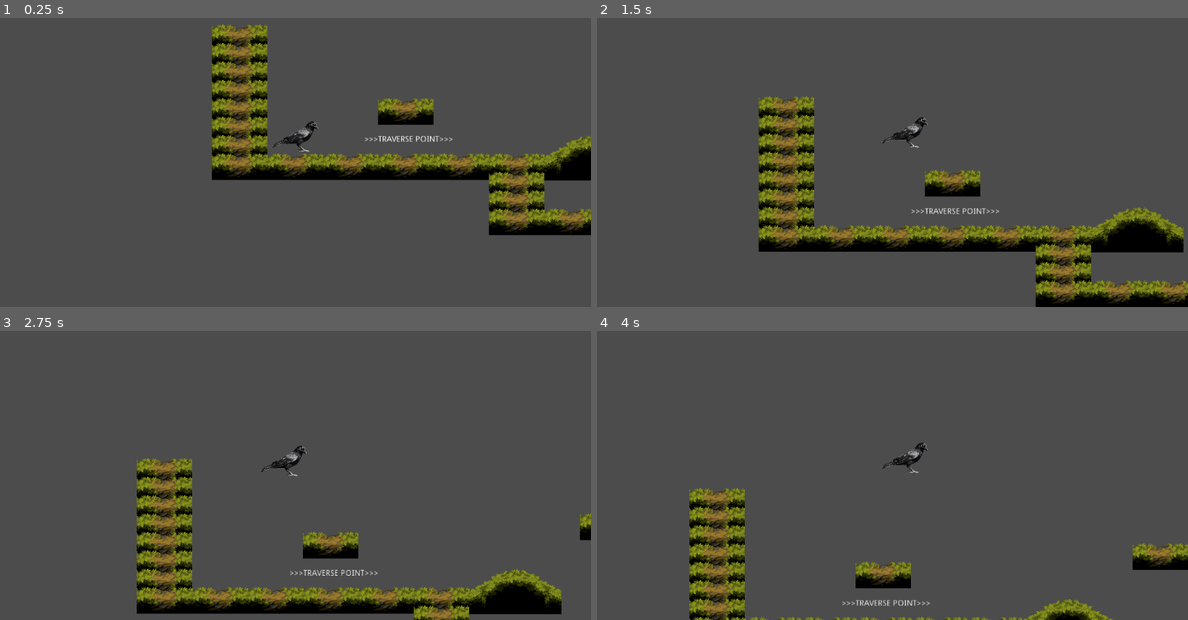
Above: before the commit, frames 1-4 (two rows, left to right).
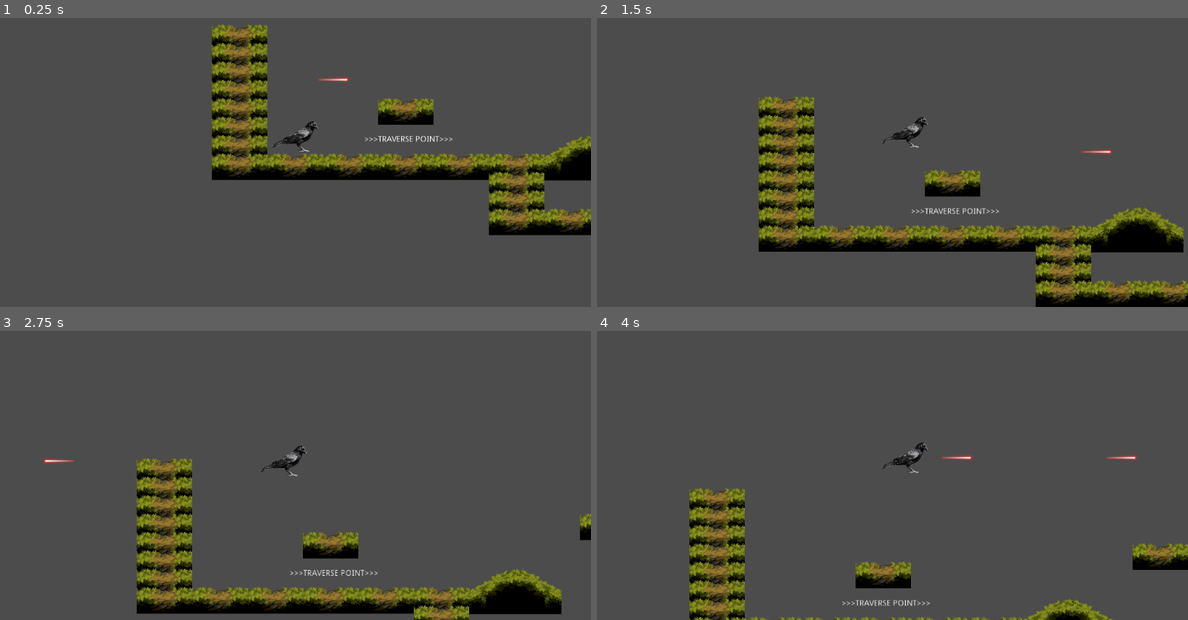
Above: after the commit, the same moments.

Repository: MPLekter/ToT---Player-Actions
Game: Godot game, scene res://Scenes/TestScene.tscn
Same seed, same stepped clock (60 frames per second), same inputs: the game is played once before the commit and once after it.
Inputs:
- Up to frame 1 (0.25 s): no input
- Up to frame 2 (1.5 s): hold Right (player_right) from 0.53 s (still down); tap Shift (player_shoot) at 0.6 s; tap Space (player_jump) at 0.77 s; tap A (player_crouch) at 1.35 s
- Up to frame 3 (2.75 s): tap Space (player_jump) at 1.52 s; tap Shift (player_shoot) at 1.55, 2.1 s; release Right (player_right) at 2.03 s; hold Left (player_left) from 2.03 s (still down)
- Up to frame 4 (4 s): release Left (player_left) at 2.78 s; hold Right (player_right) from 2.78 s (still down); tap Shift (player_shoot) at 2.85, 3.8 s; tap Space (player_jump) at 3.02, 3.77 s; hold A (player_crouch) from 3.53 s (still down)

The runs differ from the first frame. In frame 1, less than 0.1% of the frame differs, in the area x 53-60%, y 20-23%; in frame 2, less than 0.1%; in frame 3, less than 0.1%; in frame 4, 0.2%, in the area x 58-92%, y 42-45%.

Commit message:
Add Bullet and shooting logic (TODO: refactor it)

Diff:
--- /dev/null
+++ b/Scenes/Bullet.tscn
@@ -0,0 +1,20 @@
+[gd_scene load_steps=4 format=2]
+
+[ext_resource path="res://Assets/laserRed01.png" type="Texture" id=1]
+[ext_resource path="res://Scripts/Bullet.gd" type="Script" id=2]
+
+[sub_resource type="CircleShape2D" id=1]
+
+[node name="Bullet" type="Area2D"]
+script = ExtResource( 2 )
+
+[node name="Sprite" type="Sprite" parent="."]
+rotation = 1.5708
+texture = ExtResource( 1 )
+
+[node name="CollisionShape2D" type="CollisionShape2D" parent="."]
+position = Vector2( 20, 0 )
+shape = SubResource( 1 )
+
+[connection signal="area_entered" from="." to="." method="_on_Bullet_area_entered"]
+[connection signal="body_entered" from="." to="." method="_on_Bullet_body_entered"]
--- a/Scenes/Player.tscn
+++ b/Scenes/Player.tscn
@@ -37,3 +37,6 @@
 [node name="GunShape" type="CollisionShape2D" parent="."]
 shape = SubResource( 3 )
 disabled = true
+
+[node name="ShootStartPoint" type="Position2D" parent="GunShape"]
+position = Vector2( 0, 40 )
--- a/Scenes/TestScene.tscn
+++ b/Scenes/TestScene.tscn
@@ -1,8 +1,9 @@
-[gd_scene load_steps=6 format=2]
+[gd_scene load_steps=7 format=2]
 
 [ext_resource path="res://Scenes/TraversePoint.tscn" type="PackedScene" id=1]
 [ext_resource path="res://Scenes/Player.tscn" type="PackedScene" id=2]
 [ext_resource path="res://Resources/Test_Tileset.tres" type="TileSet" id=3]
+[ext_resource path="res://Scenes/Bullet.tscn" type="PackedScene" id=4]
 
 [sub_resource type="RectangleShape2D" id=2]
 extents = Vector2( 40, 26.5 )
@@ -49,5 +50,8 @@
 "_edit_lock_": true
 }
 
+[node name="Bullet" parent="." instance=ExtResource( 4 )]
+position = Vector2( 40, 192 )
+
 [editable path="TraversePoints/TraversePoint"]
 [editable path="TraversePoints/TraversePoint2"]
--- /dev/null
+++ b/Scripts/Bullet.gd
@@ -0,0 +1,18 @@
+extends Area2D
+
+export var speed := 300
+
+func _physics_process(delta):
+	position += transform.x * speed * delta
+
+func _on_Bullet_body_entered(body):
+	if body.is_in_group("ENEMY_GROUP"):
+		#TODO: write logic
+		body.queue_free()
+	queue_free()
+
+
+func _on_Bullet_area_entered(area):
+	if area.is_in_group("OBSTACLES_GROUP"):
+		#TODO: write logic
+		queue_free()
--- a/Scripts/PlayerMovement_2D platformer.gd
+++ b/Scripts/PlayerMovement_2D platformer.gd
@@ -28,11 +28,15 @@
 var motion := Vector2()
 var direction := Vector2()
 
+#shooting related
+export var shootCoolDown := 0.8
+var canShoot := true
+
+#onreadys
+onready var bullet = preload("res://Scenes/Bullet.tscn")
 
 #debug related
 var timestamp = Time.get_datetime_string_from_system()
-
-
 
 func _ready():
 	direction = RIGHT
@@ -56,6 +60,19 @@
 	superjumpLogic()
 	applyMotion()
 	applyGunRotation(direction)
+	shootLogic()
+
+func shootLogic():
+	#TODO: refactor so that changing direction after shoot does not reposition already spawned bullets
+	if Input.is_action_just_pressed("player_shoot"):
+		if canShoot:
+			var shootStartPoint = $GunShape/ShootStartPoint
+			var newBullet = bullet.instance()
+			shootStartPoint.add_child(newBullet)
+			newBullet.set_rotation_degrees(90) #TODO: refactor this workaround
+			canShoot = false
+			yield(get_tree().create_timer(shootCoolDown), "timeout")
+			canShoot = true
 
 func applyGunRotation(direction):
 	var gun = $GunShape
@@ -143,7 +160,6 @@
 	#if underCeiling, don't do that, just keep sliding
 
 	var isMoving = not is_zero_approx(motion.x)
-
 	#logic with slowing down
 	if Input.is_action_pressed("player_crouch"):
 		if is_on_floor() and isMoving and not isSlowing:
Binary file added: Assets/laserRed01.png
Not shown, added: Assets/laserRed01.png.import
